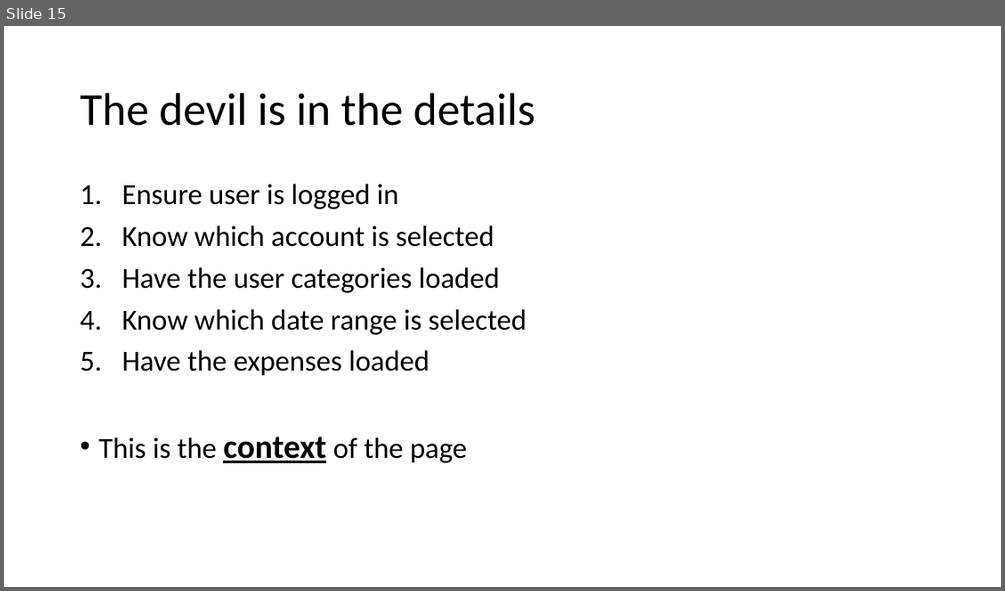
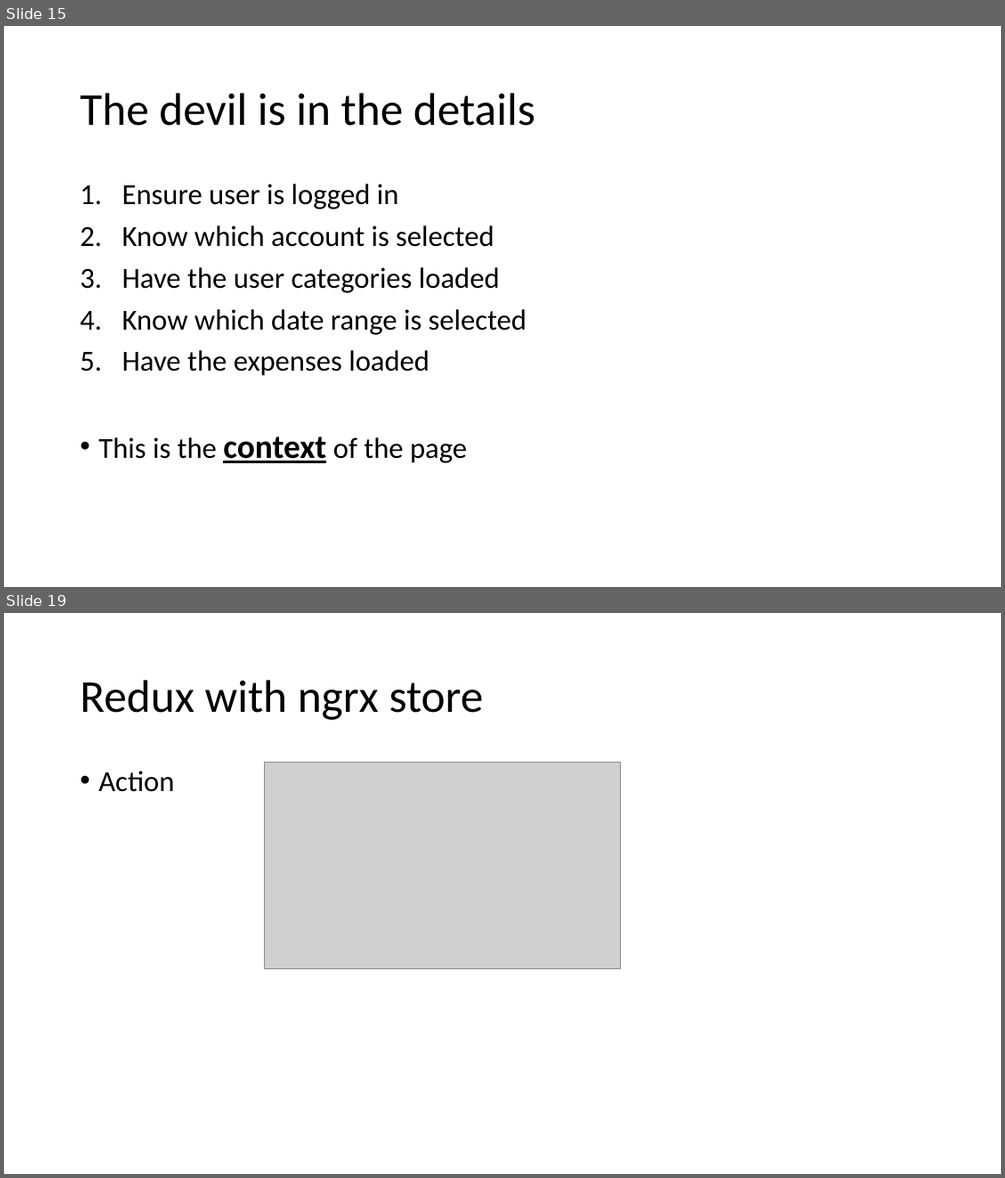
Before and after one commit to Kimserey/BlogArchive, a slide deck: angular/Frontend.pptx. Shown one above the other, each under a label of ours: slide 15 before the commit, slides 15 and 19 after it; the slides between them are not shown. The pictures are 1005x591 and 1005x1178 pixels, drawn with LibreOffice and Linux fonts; fonts in the diff are those of the drawing; grey boxes stand for pictures. Boxes give left, top, right and bottom in pixels: in the first picture for what was removed or moved away, otherwise in the second. Text is boxed around its words. In the diff, an @@ line names an element or a change of style, - is before the commit and + after.

```diff
--- a/angular/Frontend.pptx
+++ b/angular/Frontend.pptx
@@ slide 19 added at [4, 613, 1001, 1174], background #FFFFFF @@
@@ title added at [80, 680, 484, 720], 44 pt, text #000000 @@
+Redux with ngrx store
@@ text added at [98, 771, 174, 792], 28 pt, text #000000 @@
+• Action
@@ picture added at [264, 763, 620, 969] @@
```
Also in this commit, not shown: 1 slide changed, 13 other slides added.
